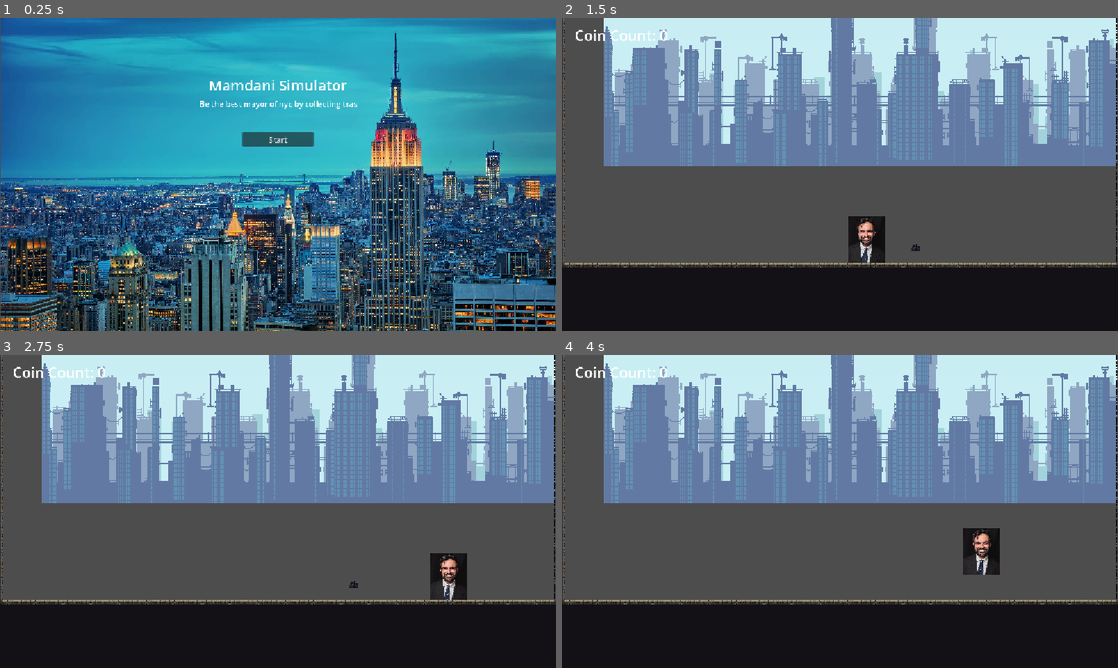
Above: before the commit, frames 1-4 (two rows, left to right).
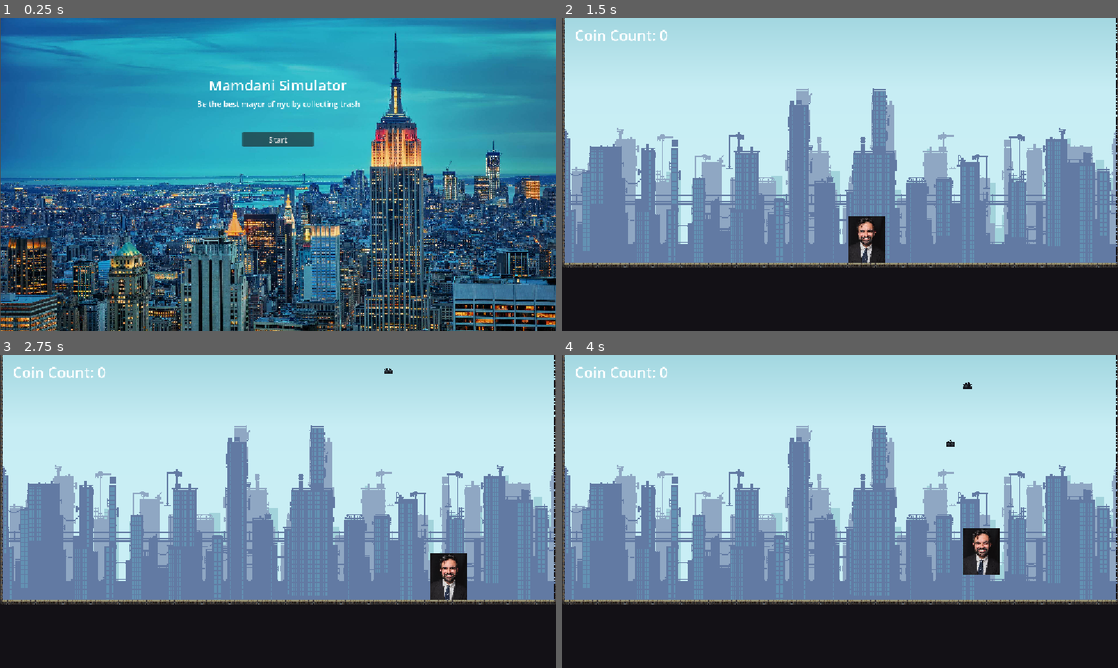
Above: after the commit, the same moments.

Repository: Yuco135/jumpstart-haven
Game: Godot game, scene res://title.tscn
The game is run twice, just before and just after one commit, with the same random seed, the same clock (stepped at 60 frames per second) and the same inputs.
Inputs (mouse positions are in pixels of both pictures, inside the frame that each line leads up to):
- Up to frame 1 (0.25 s): no input
- Up to frame 2 (1.5 s): click "Start" at 0.5 s; tap Enter at 1.25 s; move the mouse to (962, 158) at 1.27 s; hold D (Right) from 1.28 s (still down); tap Alt at 1.35 s; click (962, 158) at 1.42 s
- Up to frame 3 (2.75 s): keep holding D (Right); tap W (Up) at 1.52, 2.27 s; move the mouse to (166, 527) at 2.02 s; tap Shift at 2.1 s
- Up to frame 4 (4 s): move the mouse to (895, 442) at 2.77 s; release D (Right) at 2.78 s; hold A (Left) 2.78-3.53 s; tap Alt at 2.85 s; move the mouse to (812, 574) at 3.52 s; hold D (Right) from 3.53 s (still down); tap Shift at 3.6 s; click (812, 574) at 3.67 s; tap W (Up) at 3.77 s

The runs differ from the first frame. In frame 1, 0.3% of the frame differs, in the area x 35-65%, y 26-30%; in frame 2, 68%; in frame 3, 68%; in frame 4, 68%, in the area x 0-100%, y 0-79%.

Commit message:
coins made
finished coins

Diff:
--- a/coin.gd
+++ b/coin.gd
@@ -1,5 +1,13 @@
 extends Area2D
 
+signal coin_collected
 
-func _on_area_entered(area: Area2D) -> void:
-	queue_free()
+func _on_body_entered(body: Node2D) -> void:
+	if body.name == "Player":
+		emit_signal("coin_collected")
+		queue_free()
+	else:
+		queue_free()
+
+func _physics_process(delta):
+	position.y += 200 * delta
--- a/coin.tscn
+++ b/coin.tscn
@@ -6,6 +6,14 @@
 [sub_resource type="CapsuleShape2D" id="CapsuleShape2D_3sy6q"]
 radius = 17.0
 height = 36.0
+
+[sub_resource type="Animation" id="Animation_0t63x"]
+resource_name = "Falling Trash"
+
+[sub_resource type="AnimationLibrary" id="AnimationLibrary_v7riw"]
+_data = {
+&"Falling Trash": SubResource("Animation_0t63x")
+}
 
 [node name="Coin" type="Area2D" unique_id=387211628 groups=["Coin"]]
 position = Vector2(575, 387)
@@ -22,4 +30,7 @@
 vframes = 4
 frame = 2
 
-[connection signal="area_entered" from="." to="." method="_on_area_entered"]
+[node name="AnimationPlayer" type="AnimationPlayer" parent="." unique_id=1487377679]
+libraries/ = SubResource("AnimationLibrary_v7riw")
+
+[connection signal="body_entered" from="." to="." method="_on_body_entered"]
--- /dev/null
+++ b/main.gd
@@ -0,0 +1,30 @@
+extends Node2D
+
+var score = 0
+@onready var score_label = %CoinCount
+
+func _ready():
+	for child in get_children():
+		if child.has_signal("coin_collected"):
+			child.coin_collected.connect(_on_coin_collected)
+
+func _on_coin_collected(body):
+	if body.name == "Player":
+		score += 1
+		score_label.text = "Coin Count: %d" % score
+		print("Coin Collected")
+
+func do():
+	var timer = Timer.new()
+	timer.wait_time = 1.7  # seconds between spawns
+	timer.autostart = true
+	add_child(timer)
+	timer.timeout.connect(_on_timer_timeout)
+
+func _on_timer_timeout():
+	randomize()
+	var coin = preload("res://coin.tscn").instantiate()
+	coin.position.y = -372  # above screen
+	coin.position.x = randf_range(-930.0, 917.0)  # random horizontal position
+	add_child(coin)
+	coin.body_entered.connect(_on_coin_collected)
--- a/main.tscn
+++ b/main.tscn
@@ -1,5 +1,6 @@
 [gd_scene format=4 uid="uid://bf1yjjnr2y71f"]
 
+[ext_resource type="Script" uid="uid://c65ucp4du41fj" path="res://main.gd" id="1_7mycd"]
 [ext_resource type="Script" uid="uid://c6l5rttn24y0y" path="res://player.gd" id="1_h2yge"]
 [ext_resource type="Texture2D" uid="uid://cruvwmcs8jqbj" path="res://Art/GandalfHardcore city tiles 32x32.png" id="2_0xm2m"]
 [ext_resource type="Texture2D" uid="uid://bd15fyv6bpttr" path="res://Art/mamdani photo.jpg" id="2_1bvp3"]
@@ -331,6 +332,7 @@
 
 [node name="Node2D" type="Node2D" unique_id=70496767]
 position = Vector2(107, 71)
+script = ExtResource("1_7mycd")
 
 [node name="Player" type="CharacterBody2D" parent="." unique_id=840666703]
 position = Vector2(0, 550)
@@ -372,11 +374,15 @@
 
 [node name="City Background" type="Sprite2D" parent="." unique_id=1919417943]
 z_index = -10
-position = Vector2(142, -227)
+position = Vector2(-6, 113.999985)
 scale = Vector2(1.8867188, 3.156973)
 texture = ExtResource("4_1bvp3")
 
-[node name="Coin" parent="." unique_id=387211628 instance=ExtResource("5_lquwl")]
-position = Vector2(252, 598)
+[node name="Coin2" parent="." unique_id=387211628 instance=ExtResource("5_lquwl")]
+position = Vector2(1689, -159)
+
+[node name="Timer" type="Timer" parent="." unique_id=924045440]
+autostart = true
 
 [connection signal="area_entered" from="Player/Area2D" to="Player" method="_on_area_2d_area_entered"]
+[connection signal="timeout" from="Timer" to="." method="_on_timer_timeout"]
--- a/player.gd
+++ b/player.gd
@@ -4,8 +4,6 @@
 const SPEED = 400.0
 const JUMP_VELOCITY = -500.0
 
-var coin_counter = 0
-@onready var coin_label = %CoinCount
 
 func _physics_process(delta: float) -> void:
 	# Add the gravity.
@@ -25,12 +23,3 @@
 		velocity.x = move_toward(velocity.x, 0, SPEED)
 
 	move_and_slide()
-
-func _on_area_2d_area_entered(area: Area2D) -> void:
-	if area.is_in_group("coin"):
-		set_coin(coin_counter + 1)
-		print(coin_counter)
-
-func set_coin(new_coin_count: int) -> void:
-	coin_counter = new_coin_count
-	coin_label.text = "Coin Count: " + str(coin_counter)
--- a/title.tscn
+++ b/title.tscn
@@ -38,7 +38,7 @@
 offset_bottom = -135.5
 grow_horizontal = 2
 grow_vertical = 2
-text = "Be the best mayor of nyc by collecting tras"
+text = "Be the best mayor of nyc by collecting trash"
 
 [node name="Start" type="Button" parent="." unique_id=119823394]
 layout_mode = 1
Not shown, added: main.gd.uid
